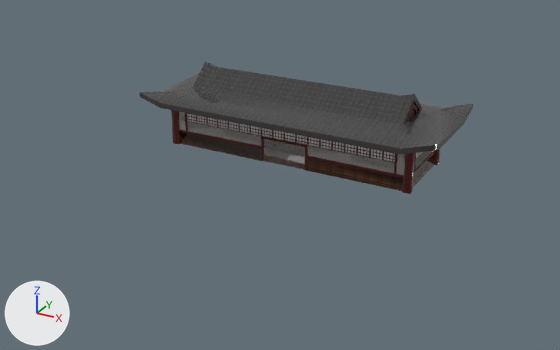
A saved change to the OBJ model res/models/level1/level1.obj.
Before and after are seen from a camera (50 mm lens) standing at (26.3, -51.4, 23.3) and looking at (-0.6, -2.5, -1.1). The axes (+X, +Y, +Z) are drawn at lower left. The lights are the same throughout. Where no turn or scale is listed for an object, it has been applied to the vertices.
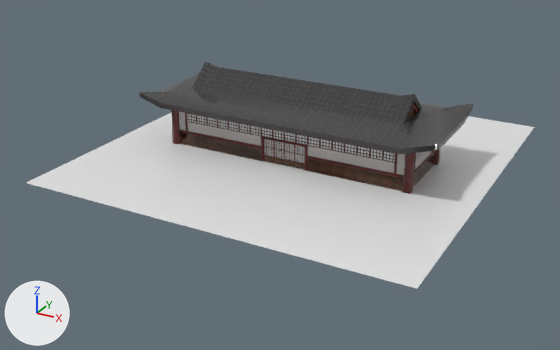
Commit message: update level1

What changed in the scene script:
```text
Add me_plane_plane_026:
    me_plane_plane_026.from_pydata([(-15.0, -15.0, 0.0), (15.0, -15.0, 0.0), (-15.0, 15.0, 0.0), (15.0, 15.0, 0.0)], [], [(1, 2, 0), (1, 3, 2)])
    me_plane_plane_026.materials.append(mat_none)  # white #e7e7e7
Remove ob_plane:
    ob_plane = bpy.data.objects.new('Plane', me_plane)
    ob_plane.location = (0.0, 0.0, 0.0)
Add ob_plane_plane_026:
    ob_plane_plane_026 = bpy.data.objects.new('Plane_Plane.026', me_plane_plane_026)
    ob_plane_plane_026.location = (0.0, 0.0, 0.0)
```

What differs and where, as boxes (x1, y1, x2, y2) in the pictures (560 x 350 px):
'Plane_Plane.026', added: after (26, 113, 534, 289)
'Plane', deleted: before (179, 112, 422, 175)
'Plane.019', unchanged, uncovered by the edit: before (179, 113, 431, 175); after (179, 112, 431, 175)
